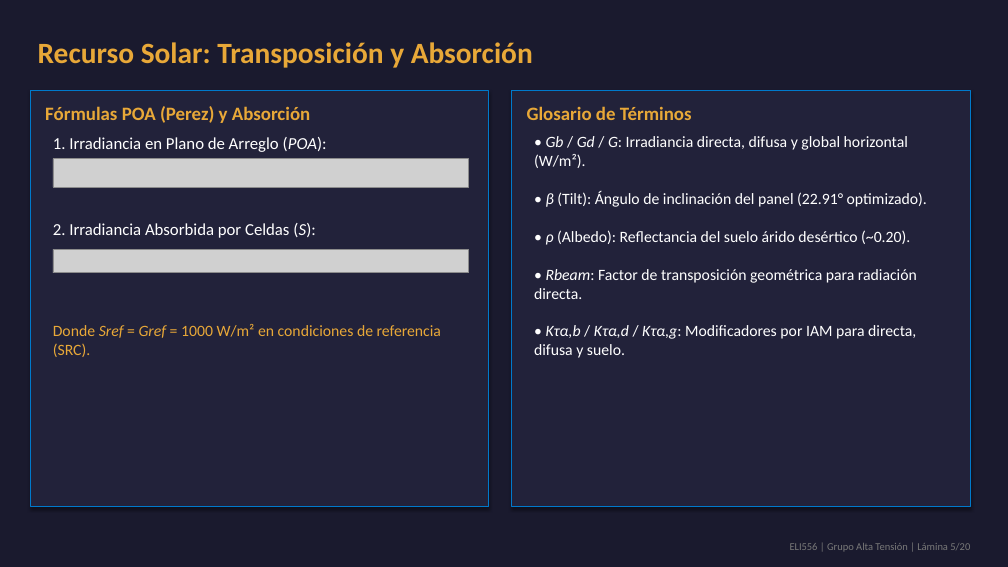
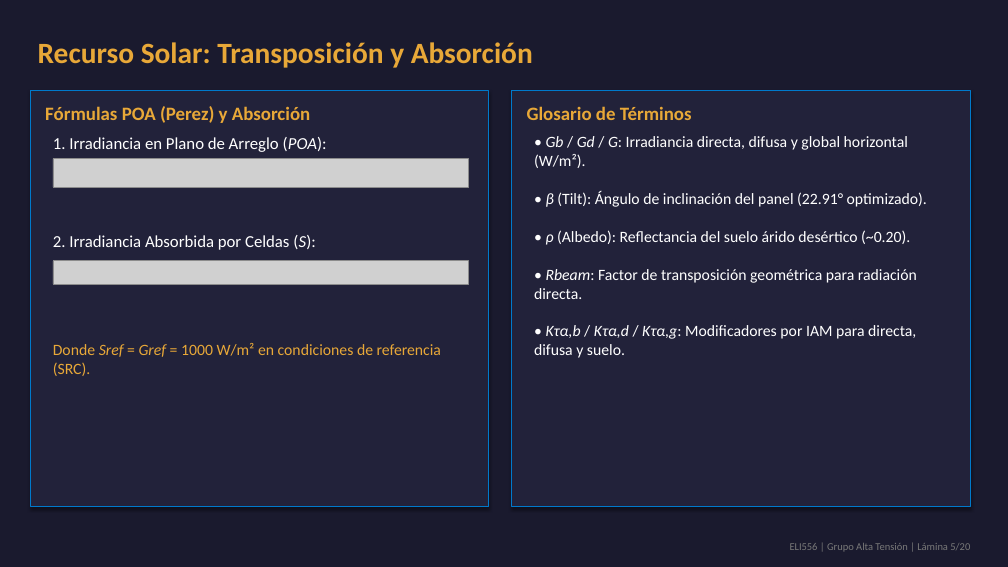
Before and after one commit to theChosen16/t2-paneles, a slide deck: slide 5 of output/Presentacion_Final_ELI556_Atacama.pptx. Drawn at 1008x567 pixels with LibreOffice and Linux fonts; fonts in the diff are those of the drawing; grey boxes stand for pictures. Boxes give left, top, right and bottom in pixels: in the first picture for what was removed or moved away, otherwise in the second. Text is boxed around its words. In the diff, an @@ line names an element or a change of style, - is before the commit and + after.

Commit message:
Optimize vertical spacing between equations/texts and remove Cover slide subtitle/citation

```diff
--- a/output/Presentacion_Final_ELI556_Atacama.pptx
+++ b/output/Presentacion_Final_ELI556_Atacama.pptx
@@ text "2. Irradiancia Absorbida por Celdas ...": place and size @@
-text "2. Irradiancia Absorbida por Celdas ..." at box(53, 223, 316, 238)
+text "2. Irradiancia Absorbida por Celdas ..." at box(53, 235, 316, 250)
@@ picture: place and size @@
-picture at box(53, 250, 469, 273)
+picture at box(53, 261, 469, 284)
@@ text "Donde Sref = Gref = ...": place and size @@
-text "Donde Sref = Gref = ..." at box(53, 324, 441, 357)
+text "Donde Sref = Gref = ..." at box(53, 343, 441, 376)
```
Also in this commit, not shown: 7 other slides changed, 9 other files.
